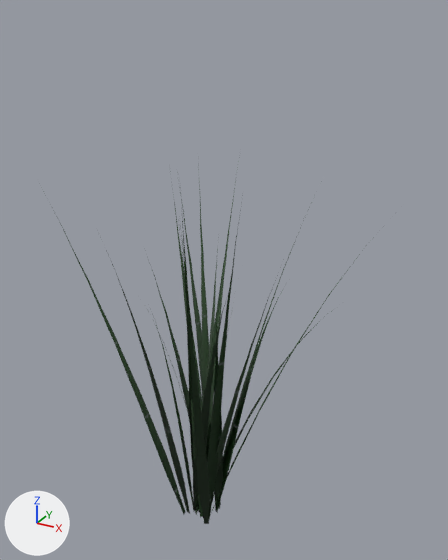
A saved change to the glTF model models/vegetation/Wetland_Cattail_2.glb.
Rendered twice from a 50 mm lens placed at (0.847, -1.419, 1.619), pointed at (0.043, 0.043, 0.887). Every picture has the same lights, and +X, +Y and +Z are marked at lower left. The first picture is the older version. Vertices at exactly the same position are counted once.

Script lines for the objects in view, before the commit:
```python
me_wetland_cattail_2 = bpy.data.meshes.new('Wetland_Cattail_2')
me_wetland_cattail_2.from_pydata(...)  # 1108 vertices, 1794 faces; spans x -0.52..0.53, y -0.45..0.41, z 0.0..1.52
me_wetland_cattail_2.materials.append(mat_wetland_cattail_2_mat)
ob_wetland_cattail_2 = bpy.data.objects.new('Wetland_Cattail_2', me_wetland_cattail_2)
ob_wetland_cattail_2.location = (0.0, 0.0, 0.0)
```
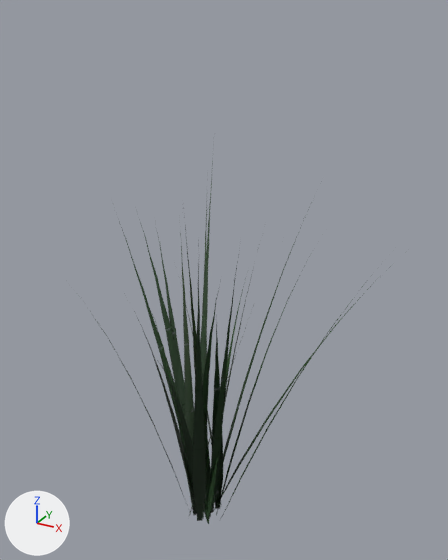
Commit message: veg(cattail): per-blade shade + size variation (vs aquatic-cluster ref)

Boxes [x1, y1, x2, y2] around the edits, measured in the pictures (448 x 560 px; the box of a moved part takes in the faces that stretch with it):
'Wetland_Cattail_2', reshaped (8% narrower)
    before: [40, 155, 383, 524]
    after: [78, 145, 392, 524]
part 1 of me_wetland_cattail_2, moved or reshaped
    before: [148, 260, 190, 423]
    after: [78, 295, 190, 512]
part 2 of me_wetland_cattail_2, moved or reshaped
    before: [101, 239, 190, 514]
    after: [223, 183, 321, 463]
part 3 of me_wetland_cattail_2, moved or reshaped
    before: [63, 190, 342, 524]
    after: [124, 178, 361, 524]

The change, as a list of edits to the scene's bpy script:
```text
Change me_wetland_cattail_2:
    used by ob_wetland_cattail_2; location = (0.0, 0.0, 0.0)
    remove me_wetland_cattail_2.from_pydata(...)  # 1108 vertices, 1794 faces; spans x -0.52..0.53, y -0.45..0.41, z 0.0..1.52
    add me_wetland_cattail_2.from_pydata(...)  # 1108 vertices, 1794 faces; spans x -0.47..0.55, y -0.44..0.38, z 0.0..1.58
    me_wetland_cattail_2 part 1: the loose piece of 14 vertices spanning x -0.23..0.01, y -0.01..0.04, z 0.0..0.96 is multiplied about its middle by the matrix ((0.702, -0.763, -0.075), (0.76, 0.706, -0.075), (0.106, -0.004, 1.035)), then moved by (-0.04, -0.17, 0.0)
    me_wetland_cattail_2 part 2: the loose piece of 14 vertices spanning x -0.12..-0.02, y -0.32..-0.03, z 0.0..1.14 is turned 132.9 degrees about the z axis through its middle and scaled by 1.06, then moved by (0.2, 0.3, 0.03)
    me_wetland_cattail_2 part 3: 329 of 1108 vertices moved; they spanned x -0.52..0.53, y -0.45..0.41, z 0.0..1.26 and now span x -0.47..0.55, y -0.44..0.38, z 0.0..1.35; mean shift (0.01, -0.03, 0.0); largest move (0.53, 0.11, 1.18) -> (-0.42, 0.37, 0.93)
    other edits to the shape of me_wetland_cattail_2 do not show in these pictures
```
